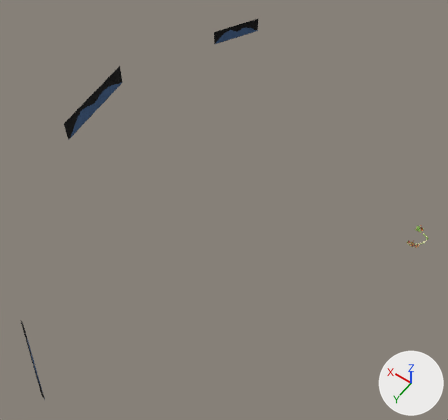
Renders of the glTF model maps/beach/models/beach_resort.glb from each side of a commit.
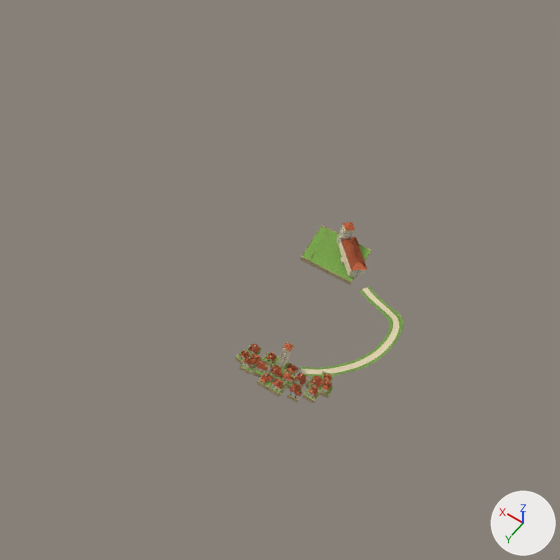
Old and new are each drawn whole from a 50 mm camera at (-680.0, 3284.0, 4107.0) aimed at (1181.0, 679.0, 12.0) and again close up on the part from 84% to 100% of the width and 47% to 64% of the height. The lights are fixed; the arrows at lower right show +X, +Y and +Z. The last two pictures show the newer version. Vertices at exactly the same position are counted once.

Script lines for the objects in view, before the commit:
```python
me_beachresort = bpy.data.meshes.new('BeachResort')
me_beachresort.from_pydata(...)  # 3518 vertices, 4552 faces; spans x -333.0..2934.0, y -1521.0..2710.0, z 16.0..225.0
# faces by material slot: [1158, 6, 8, 430, 966, 1540, 248, 196]
me_beachresort.materials.append(mat_beach_ashlar)
me_beachresort.materials.append(mat_beach_backdrop)
me_beachresort.materials.append(mat_beach_clock)
me_beachresort.materials.append(mat_beach_grass)
me_beachresort.materials.append(mat_beach_house)
me_beachresort.materials.append(mat_beach_plaster)
me_beachresort.materials.append(mat_beach_roof)
me_beachresort.materials.append(mat_beach_sand)
ob_beachresort = bpy.data.objects.new('BeachResort', me_beachresort)
ob_beachresort.location = (0.0, 0.0, 0.0)
```
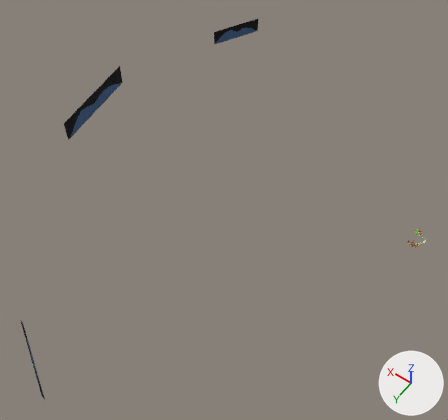
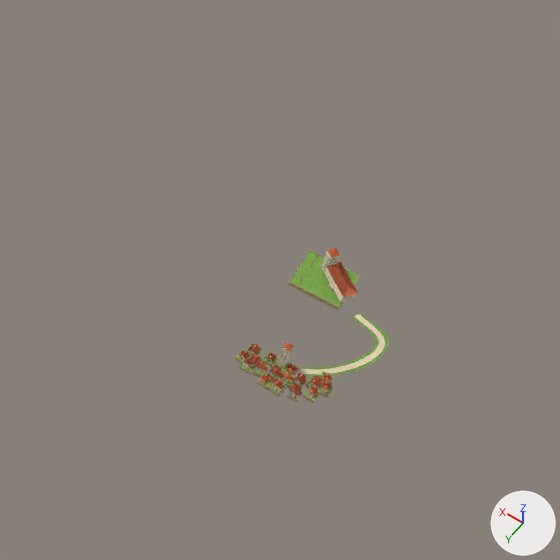
Pixel boxes [x1, y1, x2, y2] of what changed, in the close-ups (560 x 560 px; the box of a moved part takes in the faces that stretch with it):
'BeachResort', reshaped
    before: [235, 222, 403, 403]
    after: [235, 248, 389, 403]
part 1 of me_beachresort, moved or reshaped
    before: [300, 225, 372, 285]
    after: [288, 250, 360, 310]
part 2 of me_beachresort, deleted (brown)
    before: [321, 222, 367, 275]
part 3 of me_beachresort, reshaped
    before: [249, 225, 403, 368]
    after: [249, 248, 389, 397]

The change, as a list of edits to the scene's bpy script:
```text
Change me_beachresort:
    used by ob_beachresort; location = (0.0, 0.0, 0.0)
    remove me_beachresort.from_pydata(...)  # 3518 vertices, 4552 faces; spans x -333.0..2934.0, y -1521.0..2710.0, z 16.0..225.0
    add me_beachresort.from_pydata(...)  # 3630 vertices, 4666 faces; spans x -328.0..2934.0, y -1521.0..2710.0, z 16.0..225.0
    me_beachresort part 1: the loose piece of 36 vertices spanning x -262.0..-206.0, y -95.0..-45.0, z 29.0..34.0 is moved by (-4.0, 38.0, 1.0)
    me_beachresort part 2: 65 loose pieces with 599 vertices, spanning x -270.0..-215.0, y -95.0..-49.0, z 33.0..70.0, are deleted
    me_beachresort part 3: 31 vertices moved from x -331.0..-225.0, y 30.0..136.0, z 47.0..60.0 to x -328.0..-225.0, y 30.0..136.0, z 46.0..60.0; 403 vertices removed from x -333.0..-226.0, y -92.0..45.0, z 33.0..63.0; 1114 vertices added at x -328.0..-219.0, y -52.0..144.0, z 34.0..71.0
    other edits to the shape of me_beachresort do not show in these pictures
```
